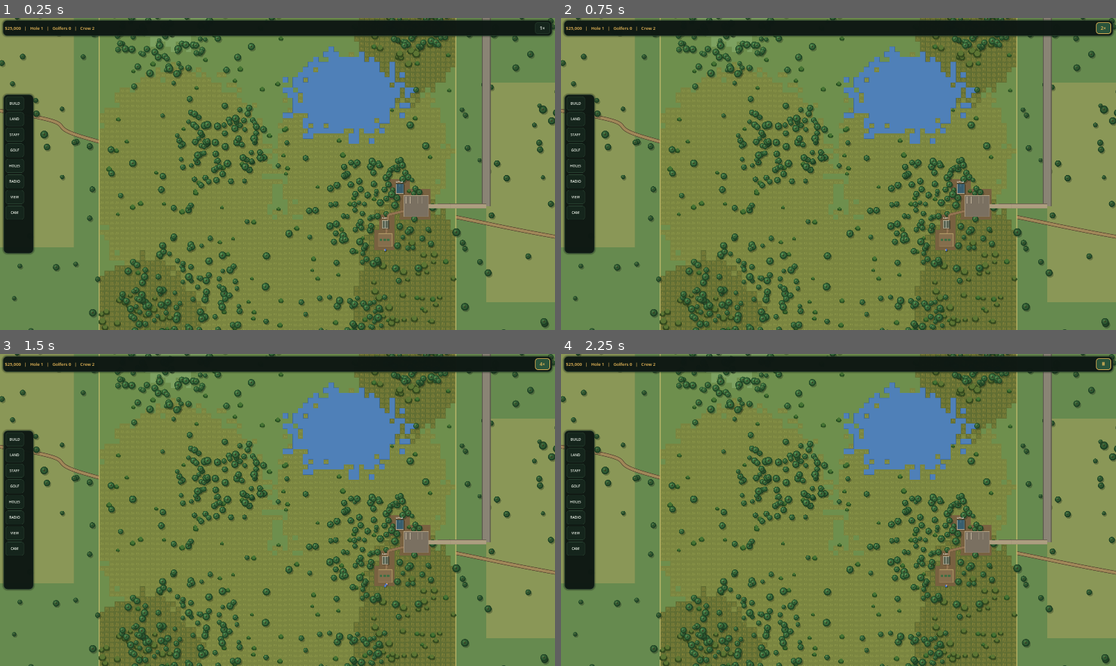
Above: before the commit, frames 1-4 (two rows, left to right).
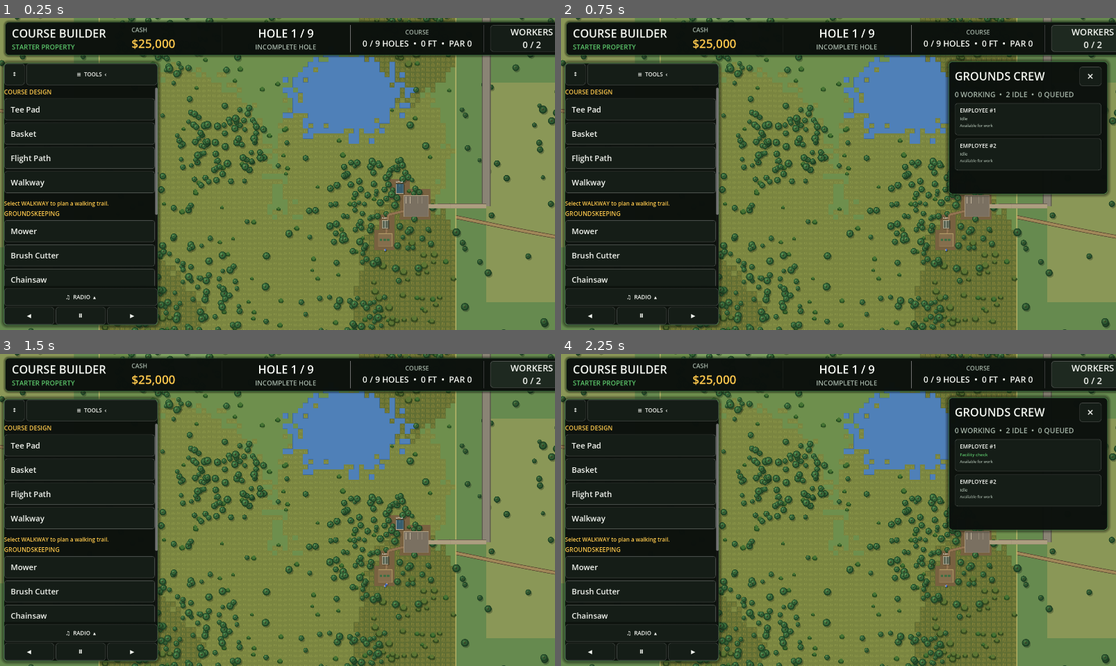
Above: after the commit, the same moments.

Repository: jmessierdg/disc-golf-empire
Game: Godot game, scene res://Main.tscn
Two runs of this game, one before a commit and one after it. Both use one fixed random seed, a clock stepped at 60 frames per second and the inputs below.
Inputs (mouse positions are in pixels of both pictures, inside the frame that each line leads up to):
- Up to frame 1 (0.25 s): no input
- Up to frame 2 (0.75 s): click (1104, 27) at 0.5 s, where only the run before the commit has a clickable "1×"
- Up to frame 3 (1.5 s): click (543, 363) at 1.25 s, where only the run before the commit has a clickable "2×"
- Up to frame 4 (2.25 s): click (1104, 363) at 2 s, where only the run before the commit has a clickable "4×"

The runs differ from the first frame. In frame 1, 30% of the frame differs, in the area x 0-100%, y 0-100%; in frame 2, 44%; in frame 3, 31%; in frame 4, 44%.

Commit message:
Update main.gd

Diff:
--- a/main.gd
+++ b/main.gd
@@ -40,7 +40,6 @@
 
 const PATH_MANAGER_SCRIPT = preload("res://path_manager.gd")
 const GOLFER_MANAGER_SCRIPT = preload("res://golfer_manager.gd")
-const HUD_MANAGER_SCRIPT = preload("res://hud_manager.gd")
 
 const RADIO_MANAGER_SCRIPT = preload(
 	"res://radio_manager.gd"
@@ -62,7 +61,6 @@
 var radio_manager
 var path_manager
 var golfer_manager
-var hud_manager
 
 
 # ==================================================
@@ -295,12 +293,6 @@
 	radio_manager.name = "RadioManager"
 	add_child(radio_manager)
 
-	# Mobile-first management HUD; existing gameplay UI remains functional.
-	hud_manager = HUD_MANAGER_SCRIPT.new()
-	hud_manager.name = "HUDManager"
-	add_child(hud_manager)
-	hud_manager.setup(course_ui, course_manager, economy_manager, job_manager, golfer_manager, radio_manager, camera_controller)
-
 
 # ==================================================
 # INPUT
